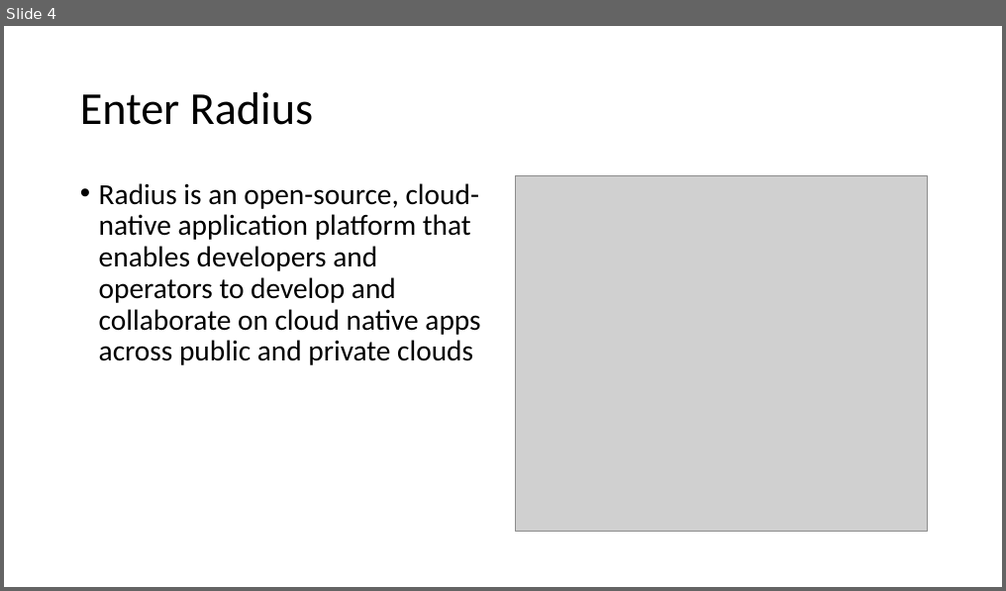
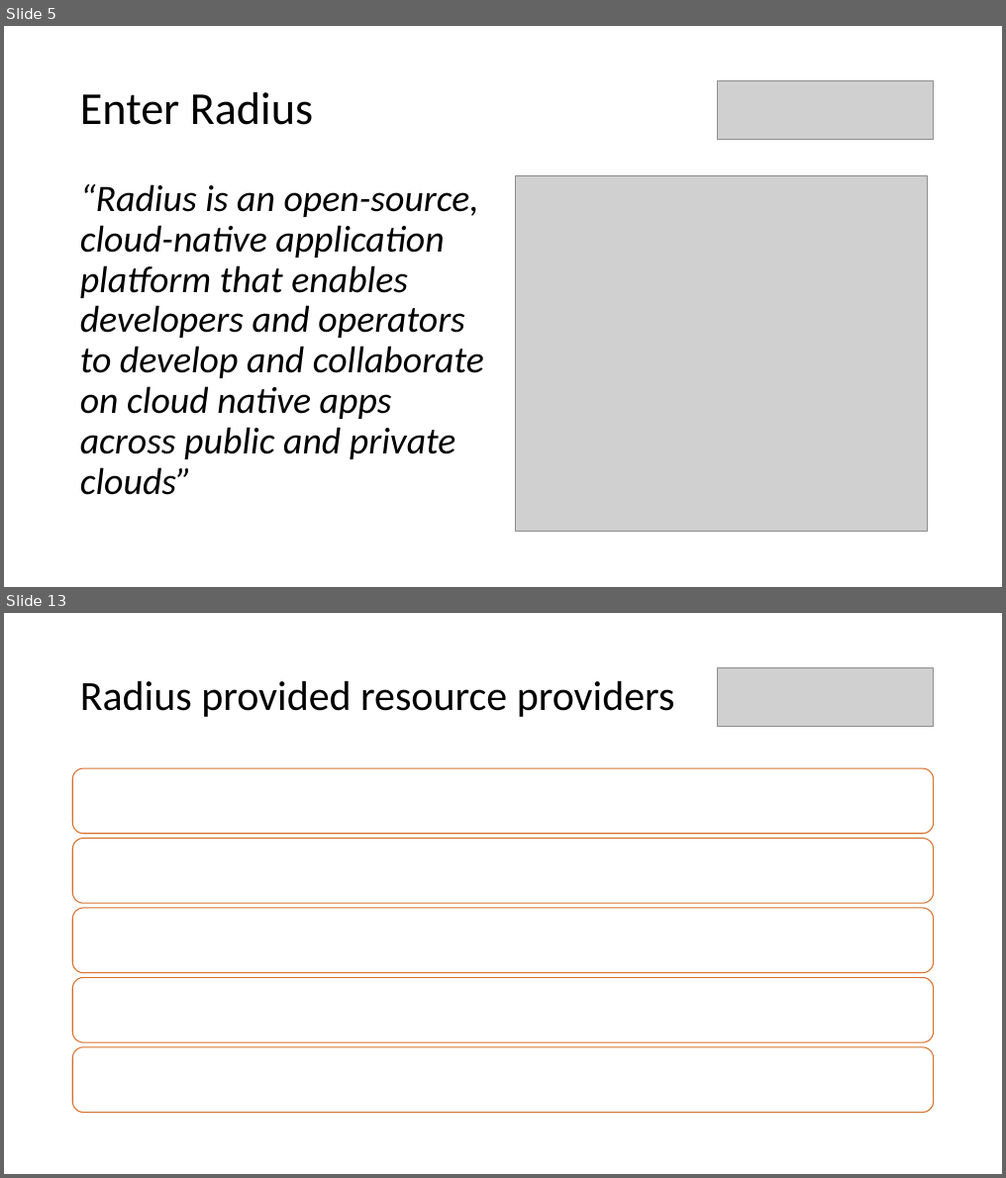
Before and after one commit to willvelida/talks, a slide deck: intro-to-radius/Presentation.pptx. Shown one above the other, each under a label of ours: slide 4 before the commit, slides 5 and 13 after it; the slides between them are not shown. The pictures are 1006x591 and 1006x1178 pixels, drawn with LibreOffice and Linux fonts; fonts in the diff are those of the drawing; grey boxes stand for pictures. Boxes give left, top, right and bottom in pixels: in the first picture for what was removed or moved away, otherwise in the second. Text is boxed around its words. In the diff, an @@ line names an element or a change of style, - is before the commit and + after.

Commit message:
Adding Radius talk

```diff
--- a/intro-to-radius/Presentation.pptx
+++ b/intro-to-radius/Presentation.pptx
@@ slide 13 added at (4, 613, 1002, 1174), background #FFFFFF @@
@@ picture added at (718, 667, 934, 727) @@
@@ title added at (80, 681, 675, 717), 40 pt, text #000000 @@
+Radius provided resource providers
@@ group added at (73, 768, 934, 1113): 5 rounded rectangles @@
@@ what was slide 4 is now slide 5 @@
@@ slide 5 changed as well @@
@@ picture added at (718, 80, 934, 140) @@
@@ text at (80, 184, 484, 495): text changed; size 28 to 36 pt; italic on @@
-• Radius is an open-source, cloud-native application platform that enables developers and operators to develop and collaborate on cloud native apps across public and private clouds
+“Radius is an open-source, cloud-native application platform that enables developers and operators to develop and collaborate on cloud native apps across public and private clouds”
```
Also in this commit, not shown: 8 other slides changed, 7 other slides added, 1 slide removed, 8 other files.
